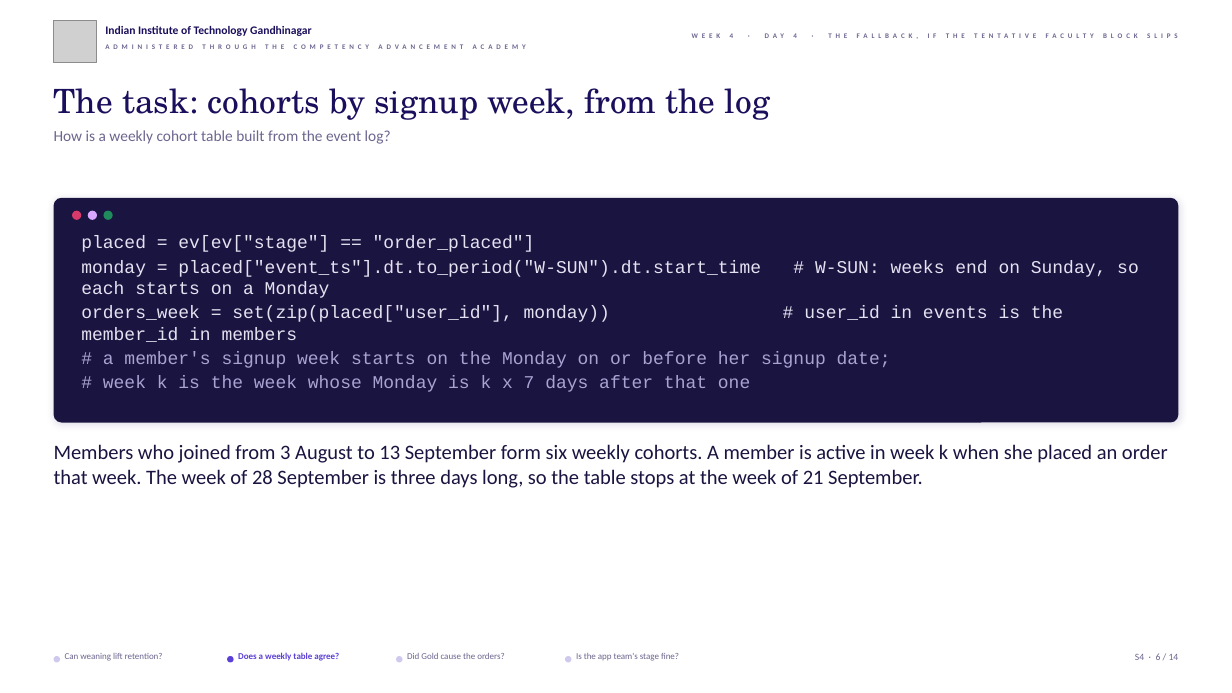
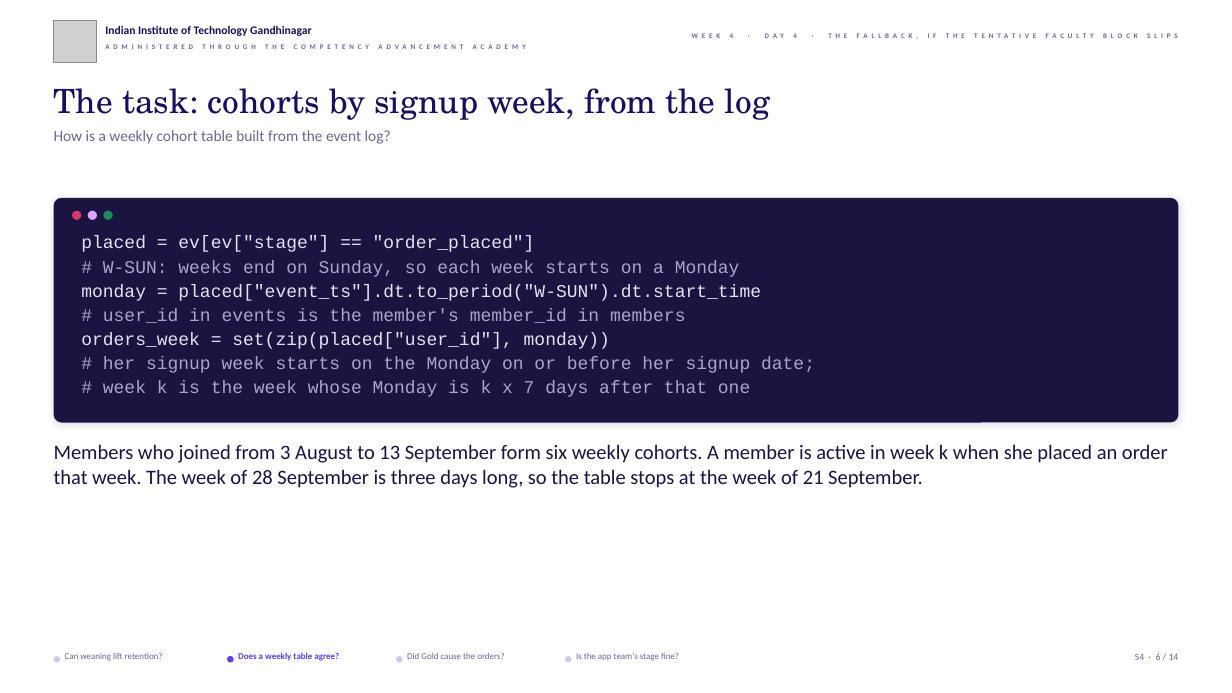
Before and after one commit to fde-academy-lab/c2-content-factory, a slide deck: slide 6 of content/W04/D4/slides/C2_W04_D04_fallback_STUDENT.pptx. Drawn at 1232x693 pixels with LibreOffice and Linux fonts; fonts in the diff are those of the drawing; grey boxes stand for pictures; background and template pictures are left out. Boxes give left, top, right and bottom in pixels: in the first picture for what was removed or moved away, otherwise in the second. Text is boxed around its words. In the diff, an @@ line names an element or a change of style, - is before the commit and + after.

```diff
--- a/content/W04/D4/slides/C2_W04_D04_fallback_STUDENT.pptx
+++ b/content/W04/D4/slides/C2_W04_D04_fallback_STUDENT.pptx
@@ text at (x1=81, y1=260, x2=815, y2=373): text changed; text colour #E4E1F1 to #A9A3D2 @@
-monday = placed["event_ts"].dt.to_period("W-SUN").dt.start_time # W-SUN: weeks end on Sunday, so each starts on a Monday
-orders_week = set(zip(placed["user_id"], monday)) # user_id in events is the member_id in members
-# a member's signup week starts on the Monday on or before her signup date;
+# W-SUN: weeks end on Sunday, so each week starts on a Monday
+monday = placed["event_ts"].dt.to_period("W-SUN").dt.start_time
+# user_id in events is the member's member_id in members
+orders_week = set(zip(placed["user_id"], monday))
+# her signup week starts on the Monday on or before her signup date;
```
Also in this commit, not shown: 38 other files.
